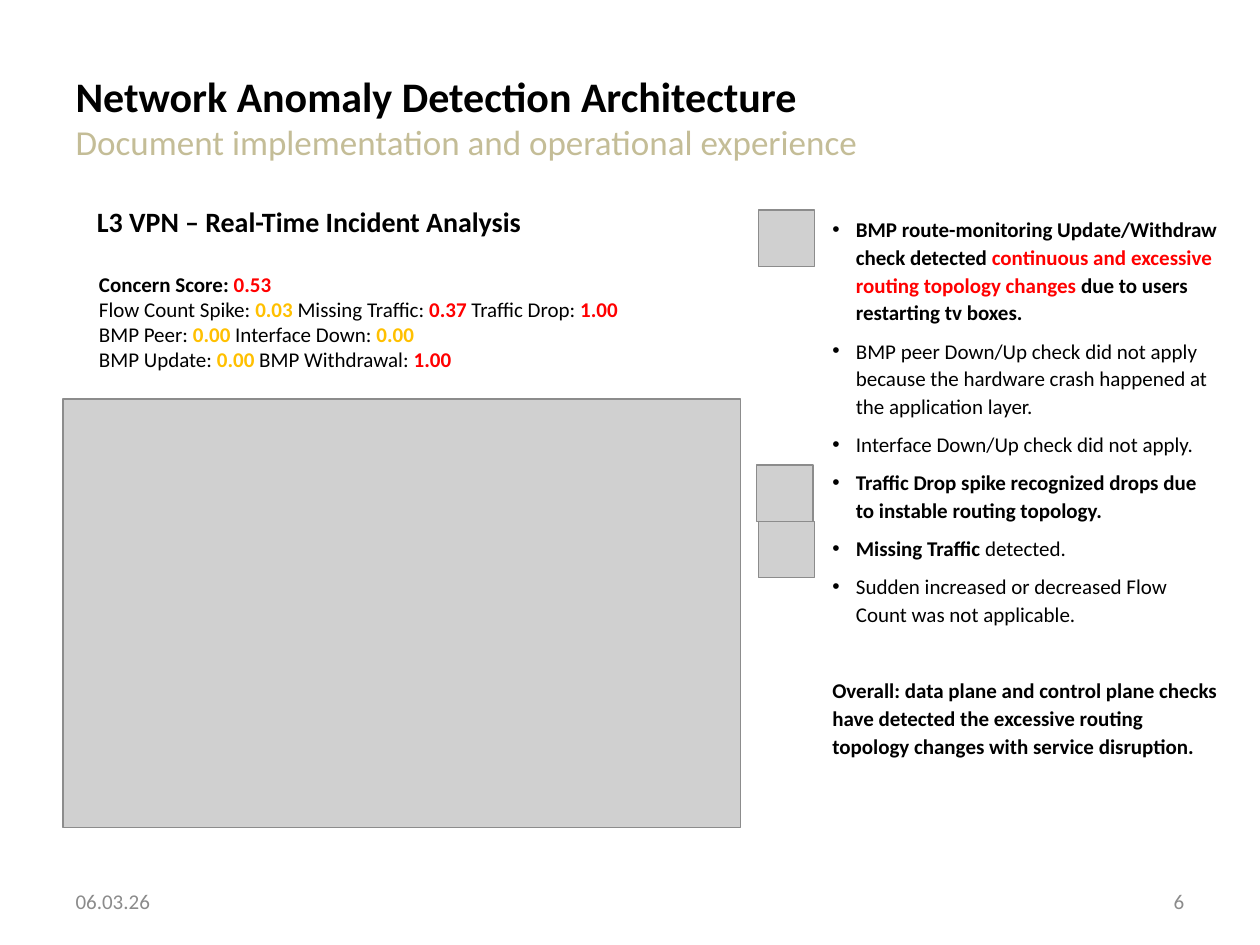
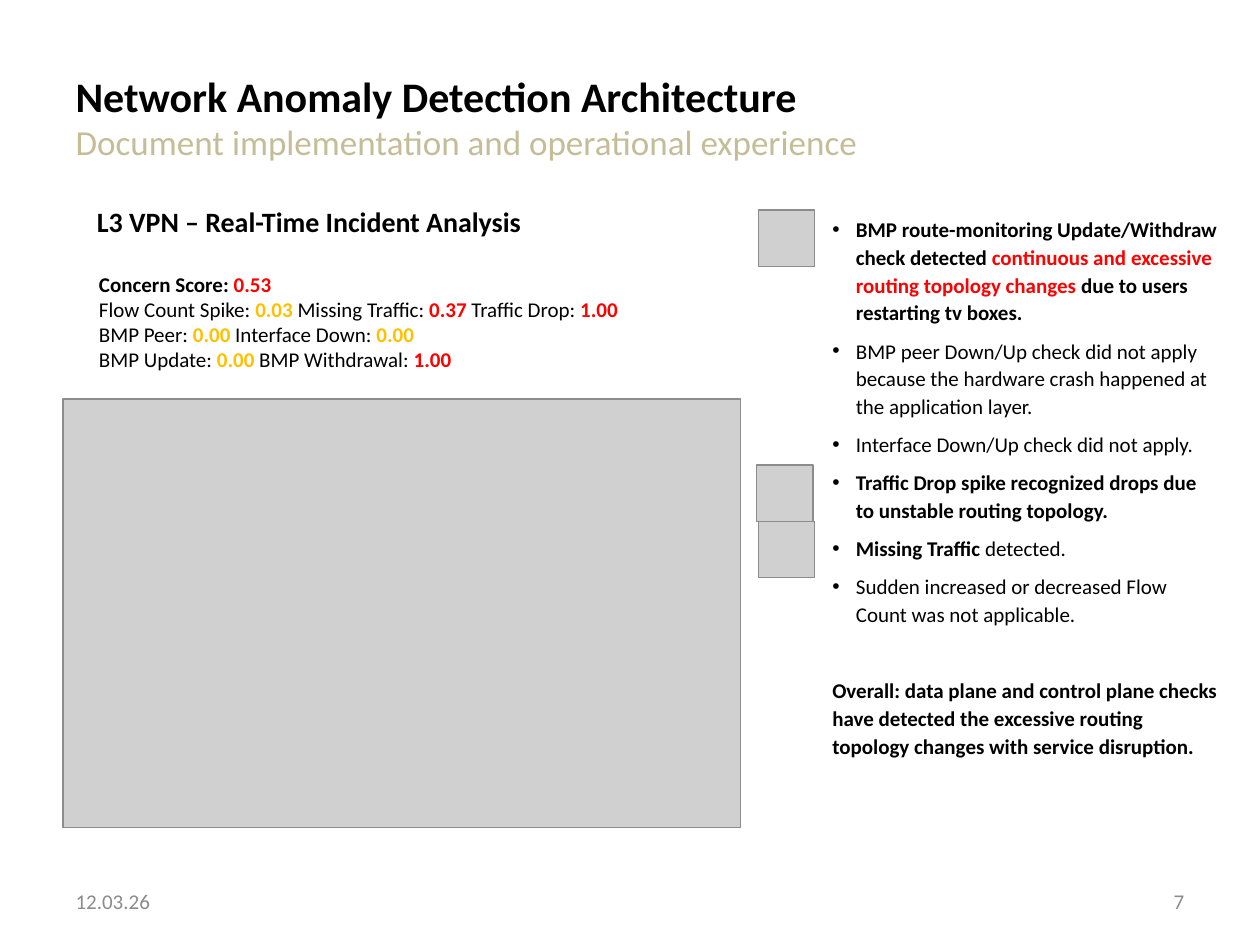
Before and after one commit to network-analytics/ietf-network-analytics-document-status, a slide deck: slide 7 of 125/NMOP/draft-ietf-nmop-network-anomaly-architecture-semantics-lifecycle.pptx (slide 6 before the commit). Drawn at 1260x945 pixels with LibreOffice and Linux fonts; fonts in the diff are those of the drawing; grey boxes stand for pictures. Boxes give left, top, right and bottom in pixels: in the first picture for what was removed or moved away, otherwise in the second. Text is boxed around its words. In the diff, an @@ line names an element or a change of style, - is before the commit and + after.

Commit message:
update NMOP anomaly detection slide decks

```diff
--- a/125/NMOP/draft-ietf-nmop-network-anomaly-architecture-semantics-lifecycle.pptx
+++ b/125/NMOP/draft-ietf-nmop-network-anomaly-architecture-semantics-lifecycle.pptx
@@ text at (856, 475, 1196, 522): text changed @@
-• Traffic Drop spike recognized drops due to instable routing topology.
+• Traffic Drop spike recognized drops due to unstable routing topology.
@@ text at (76, 895, 150, 909): text changed @@
-06.03.26
+12.03.26
@@ page number at (1174, 895, 1185, 909): text changed @@
-6
+7
```
Also in this commit, not shown: 10 other slides changed, 3 slides added, 2 other files.
